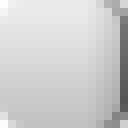
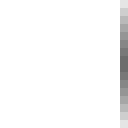
Two versions of the same layered image (128x128). Layer-by-layer changes:
added layer "Layer 5" above "Layer 4" over [120, 0, 128, 128]
added layer "Layer 4" above "Original" over [0, 0, 128, 128]
renamed "Layer 0" to "Original", hid it over [0, 0, 128, 128]
